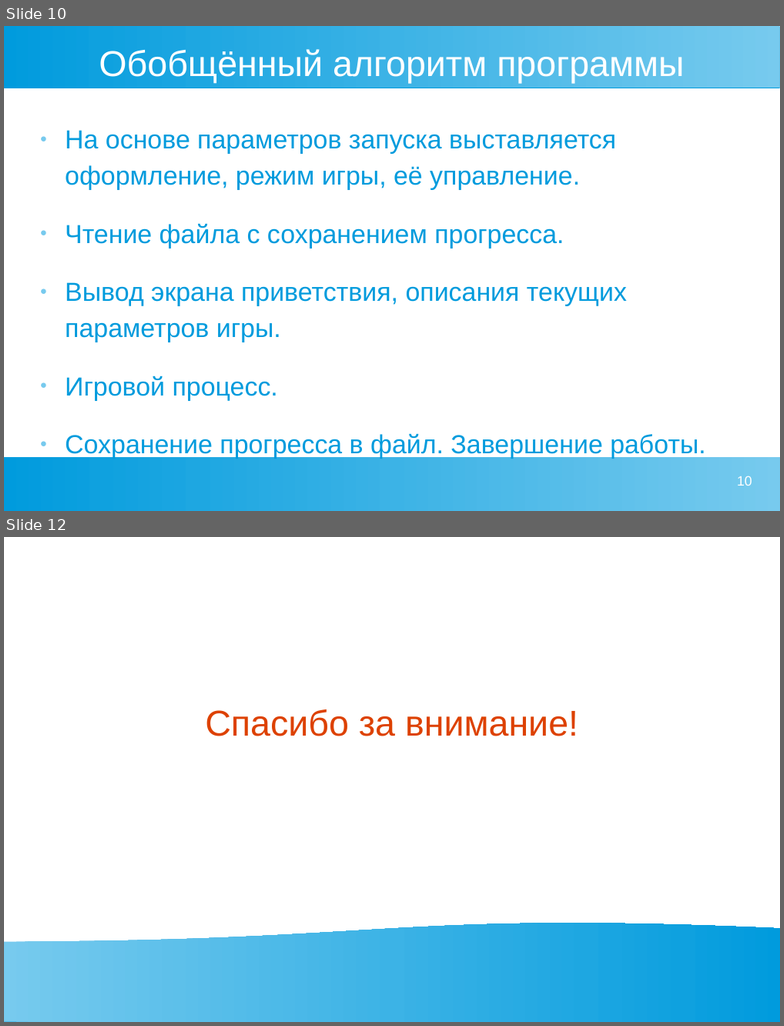
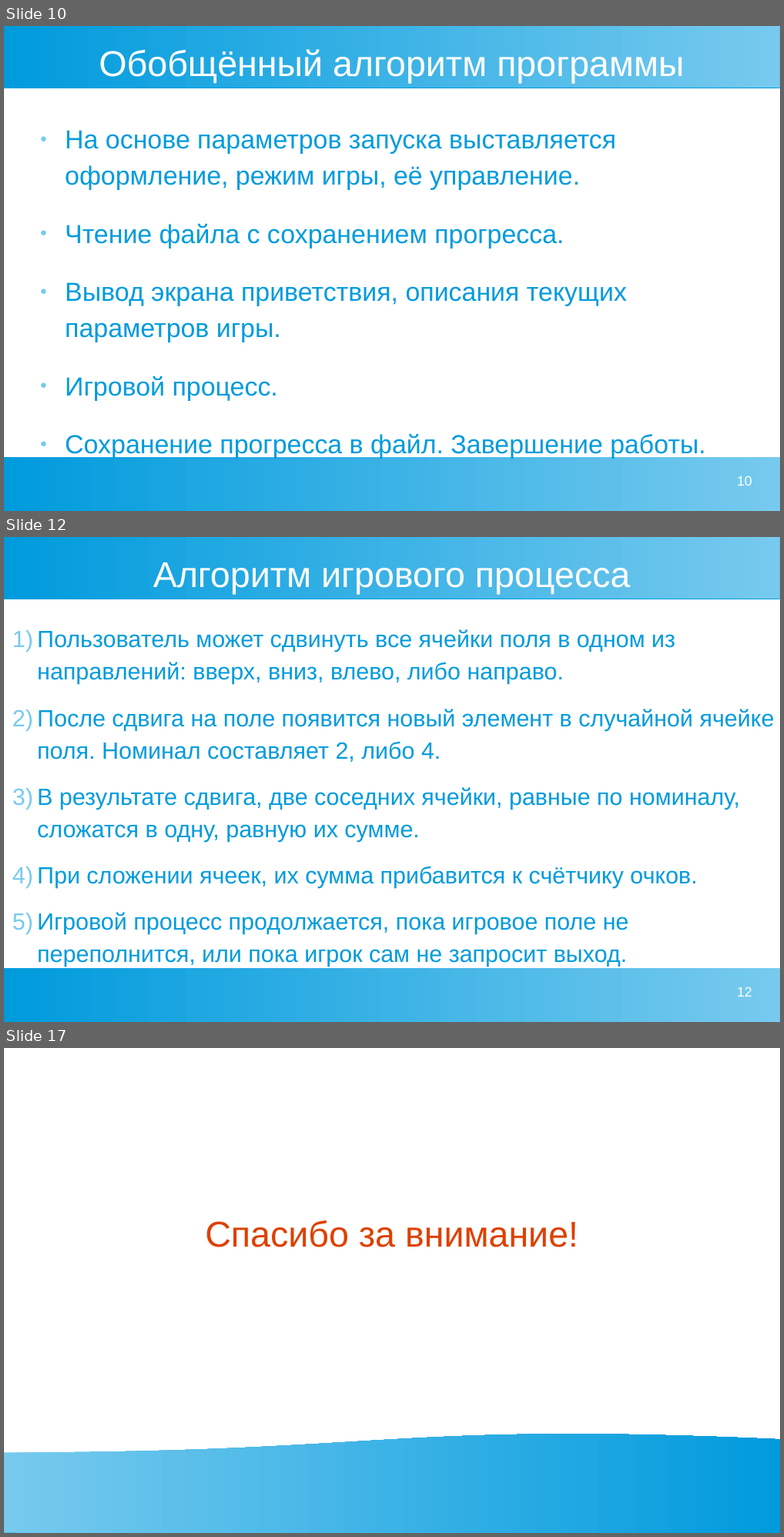
Before and after one commit to zhigunovsemyon/2048, a slide deck: presentation/Presentation.odp. Shown one above the other, each under a label of ours: slides 10 and 12 before the commit, slides 10, 12 and 17 after it; the slides between them are not shown. The pictures are 784x1026 and 784x1537 pixels, drawn with LibreOffice and Linux fonts; fonts in the diff are those of the drawing. Boxes give left, top, right and bottom in pixels: in the first picture for what was removed or moved away, otherwise in the second. Text is boxed around its words. In the diff, an @@ line names an element or a change of style, - is before the commit and + after.

```diff
--- a/presentation/Presentation.odp
+++ b/presentation/Presentation.odp
@@ slide 12 added at bbox=[4, 537, 780, 1022], background #FFFFFF; not listed: 2 template elements that a slide beside it also shows @@
@@ title added at bbox=[153, 562, 631, 594], 36.7 pt, text #FFFFFF @@
+Алгоритм игрового процесса
@@ text added at bbox=[37, 629, 775, 963], 24 pt, text #009BDD @@
+1) Пользователь может сдвинуть все ячейки поля в одном из направлений: вверх, вниз, влево, либо направо.
+2) После сдвига на поле появится новый элемент в случайной ячейке поля. Номинал составляет 2, либо 4.
+3) В результате сдвига, две соседних ячейки, равные по номиналу, сложатся в одну, равную их сумме.
+4) При сложении ячеек, их сумма прибавится к счётчику очков.
+5) Игровой процесс продолжается, пока игровое поле не переполнится, или пока игрок сам не запросит выход.
@@ page number added at bbox=[737, 987, 752, 997], 14 pt, text #FFFFFF @@
+12
@@ what was slide 12 is now slide 17 @@
```
Also in this commit, not shown: 1 slide changed, 4 other slides added, 5 other files.
